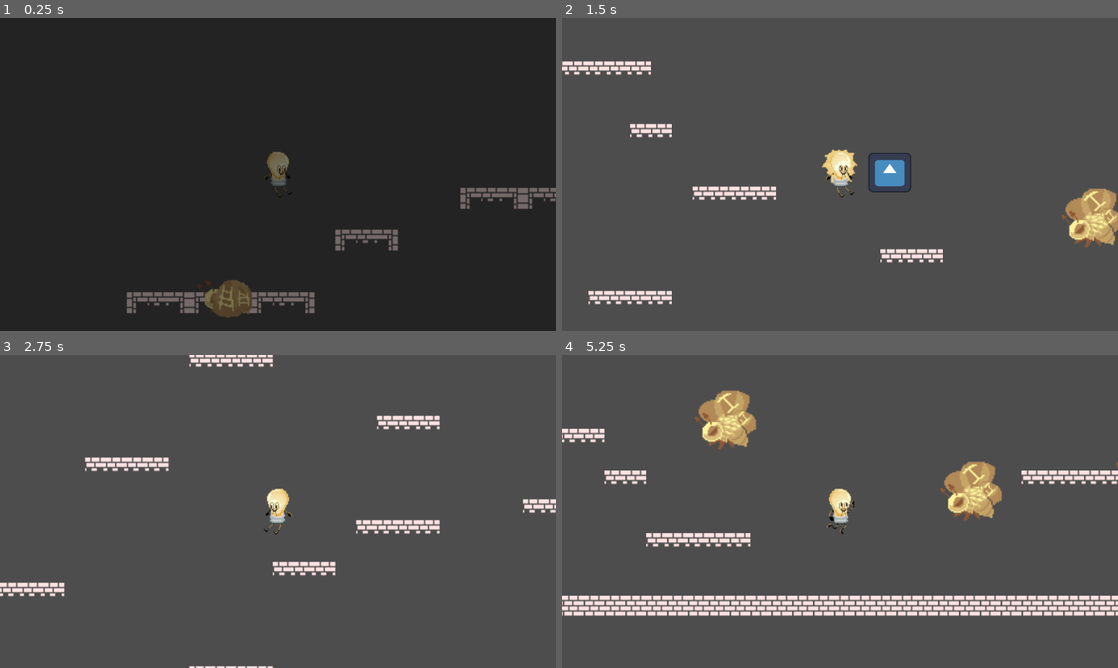
Above: before the commit, frames 1-4 (two rows, left to right).
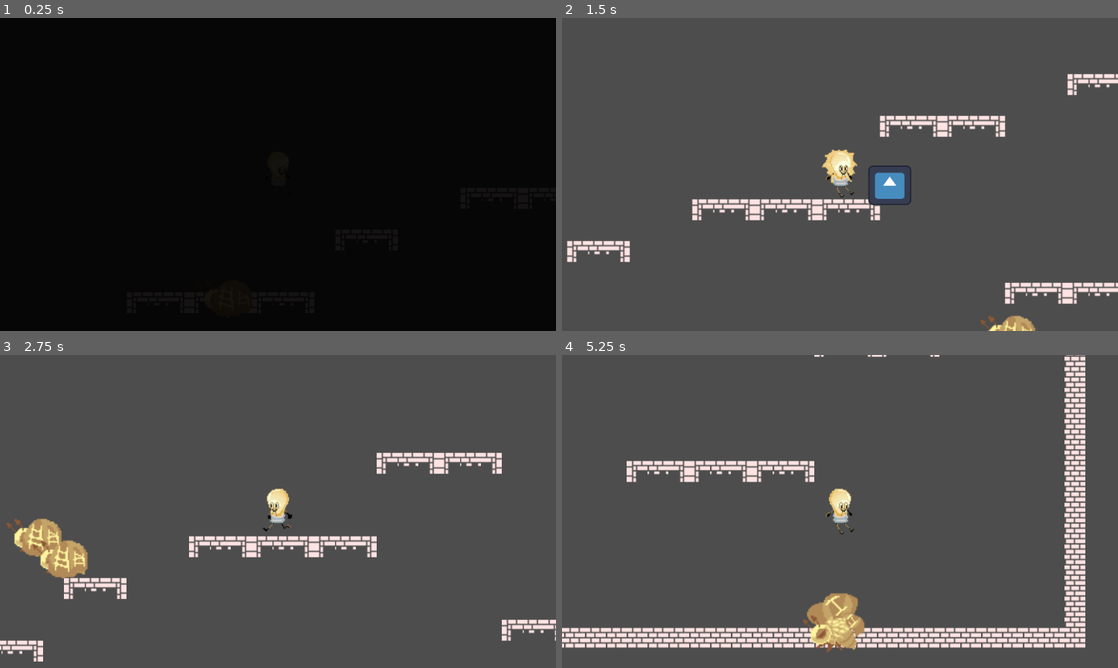
Above: after the commit, the same moments.

Repository: EXLAIZOR/tick-times
Game: Godot game, scene res://Scenes/level1.tscn
Same seed, same stepped clock (60 frames per second), same inputs: the game is played once before the commit and once after it. The engine's default icon, where the game draws it, is replaced by a stand-in: a white triangle on a blue panel in a dark square.
Inputs (mouse positions are in pixels of both pictures, inside the frame that each line leads up to):
- Up to frame 1 (0.25 s): no input
- Up to frame 2 (1.5 s): move the mouse to (962, 158) at 0.52 s; hold D (MoveRight) from 0.53 s (still down); tap W (Jump) at 0.6, 0.77, 1.07 s; move the mouse to (728, 190) at 1.27 s; click (728, 190) at 1.35 s
- Up to frame 3 (2.75 s): tap W (Jump) at 1.52, 1.55, 1.82, 2.1 s; move the mouse to (333, 442) at 2.02 s; release D (MoveRight) at 2.03 s; hold A (MoveLeft) from 2.03 s (still down)
- Up to frame 4 (5.25 s): move the mouse to (812, 574) at 2.77 s; release A (MoveLeft) at 2.78 s; hold D (MoveRight) 2.78-4.28 s; click (812, 574) at 2.85 s; tap W (Jump) at 3.02, 3.05, 3.32, 3.6, 3.77, 4.07, 4.52, 4.55, 4.82, 5.1 s; move the mouse to (1006, 558) at 3.52 s; move the mouse to (673, 464) at 4.27 s; hold A (MoveLeft) 4.28-5.03 s; click (673, 464) at 4.35 s; move the mouse to (867, 511) at 5.02 s; hold D (MoveRight) from 5.03 s (still down)

The runs differ from the first frame. In frame 1, 100% of the frame differs, in the area x 0-100%, y 0-100%; in frame 2, 8.7%; in frame 3, 8.4%; in frame 4, 21%.

Commit message:
fixed scene transition hitboxes

Diff:
--- a/Scenes/level1.tscn
+++ b/Scenes/level1.tscn
@@ -2,9 +2,9 @@
 
 [ext_resource type="PackedScene" uid="uid://2xm1dxonhn47" path="res://enemy.tscn" id="1_c5erv"]
 [ext_resource type="Script" uid="uid://bwi50s4exja0v" path="res://Singleton/level_1.gd" id="1_lyd6k"]
-[ext_resource type="Texture2D" uid="uid://dr2fhqda2tcg8" path="res://Assets/Images/Tilemap/LittleJumper1bitAssets/Tileset/1bitfull_tileset.png" id="1_sbmc0"]
+[ext_resource type="Texture2D" uid="uid://dr2fhqda2tcg8" path="res://assets/images/Tilemap/LittleJumper1bitAssets/Tileset/1bitfull_tileset.png" id="1_sbmc0"]
 [ext_resource type="PackedScene" uid="uid://bif7kogln61f3" path="res://player.tscn" id="2_vly50"]
-[ext_resource type="AudioStream" uid="uid://cax5eluwbbgru" path="res://Assets/music/Soundtracks 2.mp3" id="5_y4dr7"]
+[ext_resource type="AudioStream" uid="uid://cax5eluwbbgru" path="res://assets/music/Soundtracks 2.mp3" id="5_y4dr7"]
 
 [sub_resource type="TileSetAtlasSource" id="TileSetAtlasSource_8j1ym"]
 texture = ExtResource("1_sbmc0")
@@ -143,7 +143,7 @@
 sources/1 = SubResource("TileSetScenesCollectionSource_c5erv")
 
 [sub_resource type="RectangleShape2D" id="RectangleShape2D_e1x5f"]
-size = Vector2(60, 20)
+size = Vector2(45, 38)
 
 [node name="LevelRoot" type="Node2D" unique_id=1656716161]
 script = ExtResource("1_lyd6k")
@@ -174,7 +174,7 @@
 [node name="Area2D" type="Area2D" parent="." unique_id=155589181]
 
 [node name="CollisionShape2D" type="CollisionShape2D" parent="Area2D" unique_id=1743655264]
-position = Vector2(1258, 48)
+position = Vector2(1250.5, 53)
 shape = SubResource("RectangleShape2D_e1x5f")
 
 [node name="AudioStreamPlayer2D" type="AudioStreamPlayer2D" parent="." unique_id=519016189]
--- a/Scenes/level_2.tscn
+++ b/Scenes/level_2.tscn
@@ -152,5 +152,5 @@
 [node name="Area2D" type="Area2D" parent="." unique_id=206789322]
 
 [node name="CollisionShape2D" type="CollisionShape2D" parent="Area2D" unique_id=1089324506]
-position = Vector2(1275, 63.5)
+position = Vector2(1275, 55)
 shape = SubResource("RectangleShape2D_e1x5f")
Not shown, changed: Assets/Images/Player/pngtree-retro-light-bulb-png-image_13326821.png.import
Not shown, changed: Assets/music/GJ Boss Fight.mp3.import
Not shown, changed: Assets/music/Soundtracks 1.mp3.import
Not shown, changed: Assets/music/Soundtracks 2.mp3.import
Not shown, changed: assets/images/Tilemap/LittleJumper1bitAssets/Tileset/1bitfull_tileset.png.import
Not shown, changed: assets/images/buge.png.import
Not shown, changed: assets/images/bulb.png.import
Not shown, changed: assets/images/bulb_attack.png.import
Not shown, changed: assets/images/hp.png.import
Not shown, changed: assets/images/timelord.png.import
